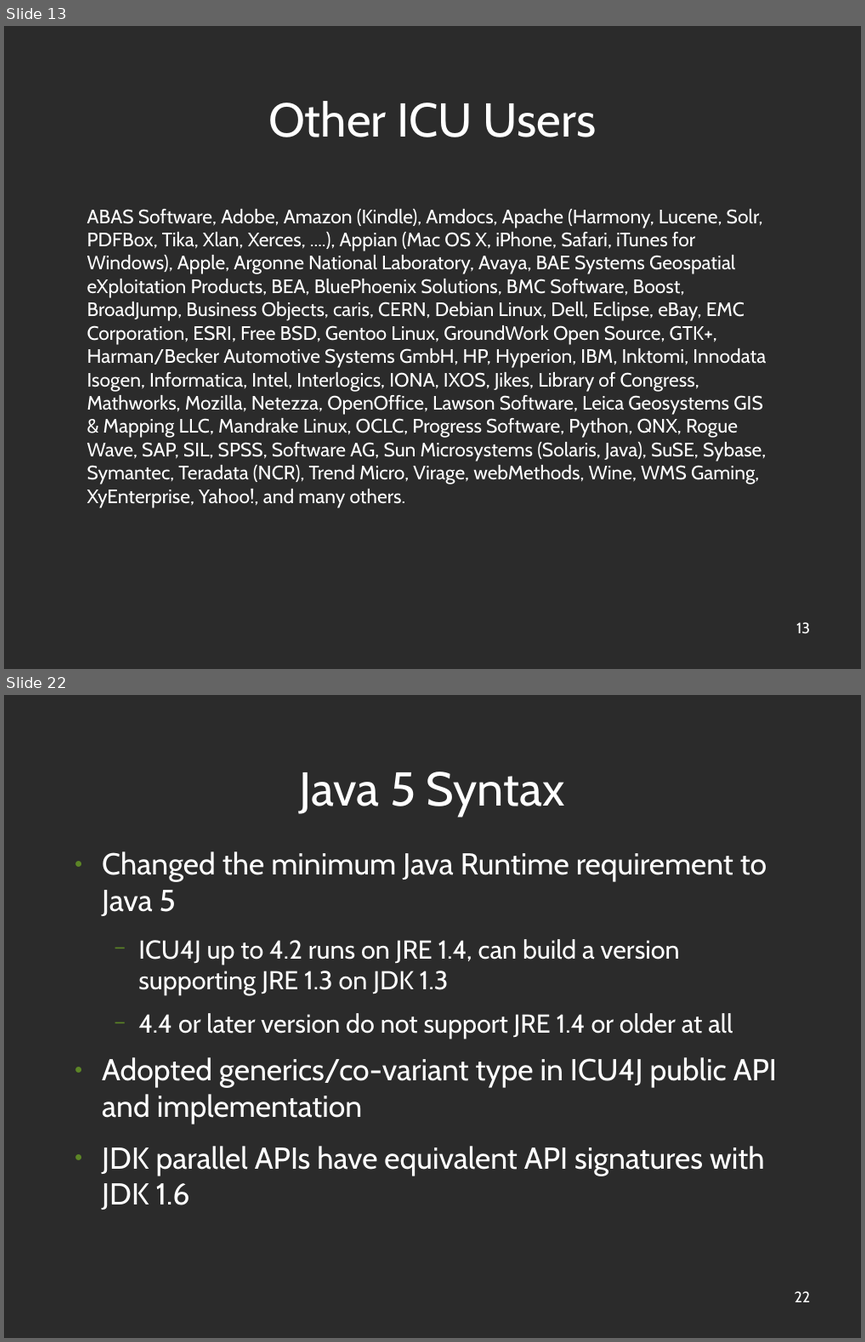
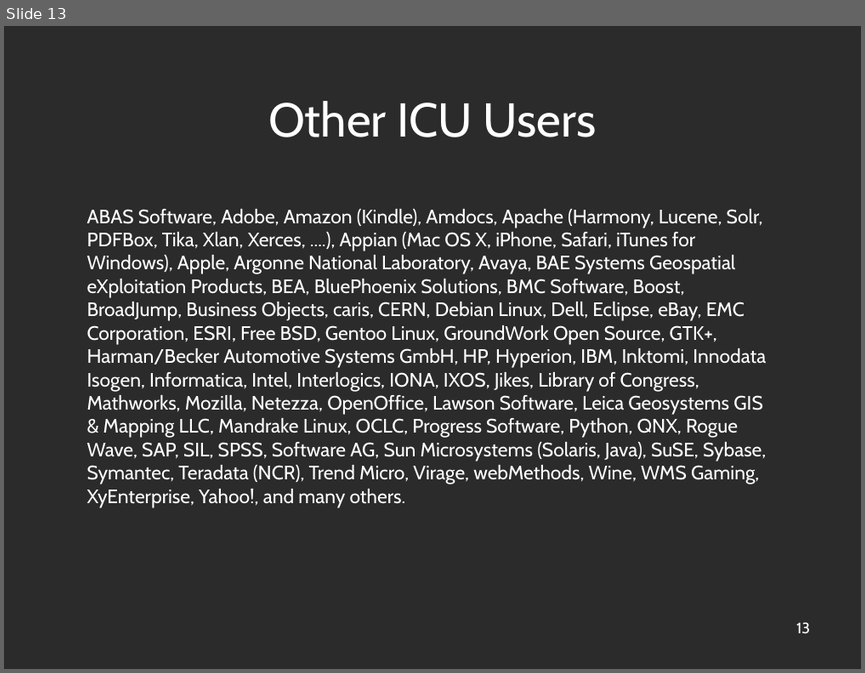
Before and after one commit to unicode-org/icu-docs, a slide deck: docs/pres/icu_overview.odp. Shown one above the other, each under a label of ours: slides 13 and 22 before the commit, slide 13 after it; the slides between them are not shown. The pictures are 865x1342 and 865x673 pixels, drawn with LibreOffice and Linux fonts; fonts in the diff are those of the drawing; background and template pictures are left out; a plain dark background stands for a picture behind light text. Boxes give left, top, right and bottom in pixels: in the first picture for what was removed or moved away, otherwise in the second. Text is boxed around its words. In the diff, an @@ line names an element or a change of style, - is before the commit and + after.

```diff
--- a/docs/pres/icu_overview.odp
+++ b/docs/pres/icu_overview.odp
@@ slide 22 removed at (x1=4, y1=695, x2=861, y2=1338), background picture (left out); not listed: 1 template element that a slide beside it also shows @@
@@ title removed at (x1=300, y1=771, x2=565, y2=817) @@
-Java 5 Syntax
@@ text removed at (x1=102, y1=851, x2=777, y2=1209) @@
-● Changed the minimum Java Runtime requirement to Java 5
-  − ICU4J up to 4.2 runs on JRE 1.4, can build a version supporting JRE 1.3 on JDK 1.3
-  − 4.4 or later version do not support JRE 1.4 or older at all
-● Adopted generics/co-variant type in ICU4J public API and implementation
-● JDK parallel APIs have equivalent API signatures with JDK 1.6
```
Also in this commit, not shown: 7 slides changed, 12 slides added, 12 other slides removed.
